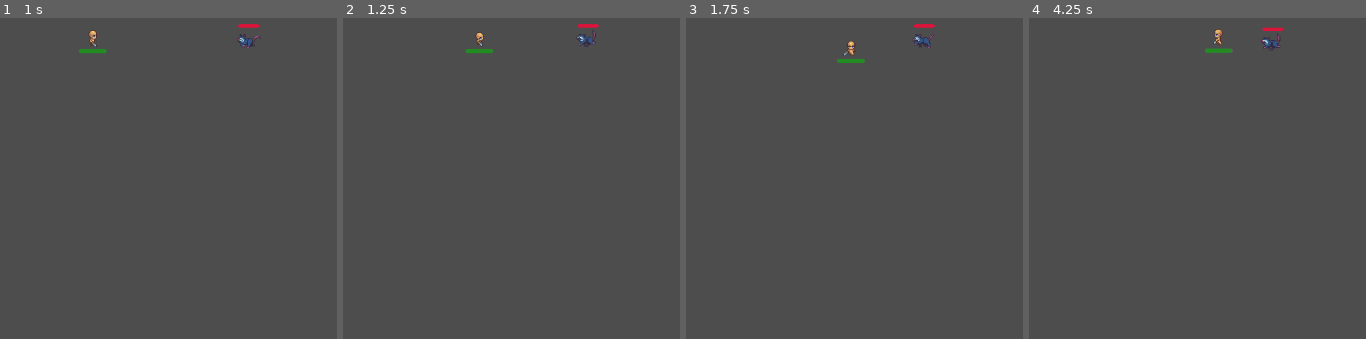
Above: before the commit, frames 1-4 (left to right).
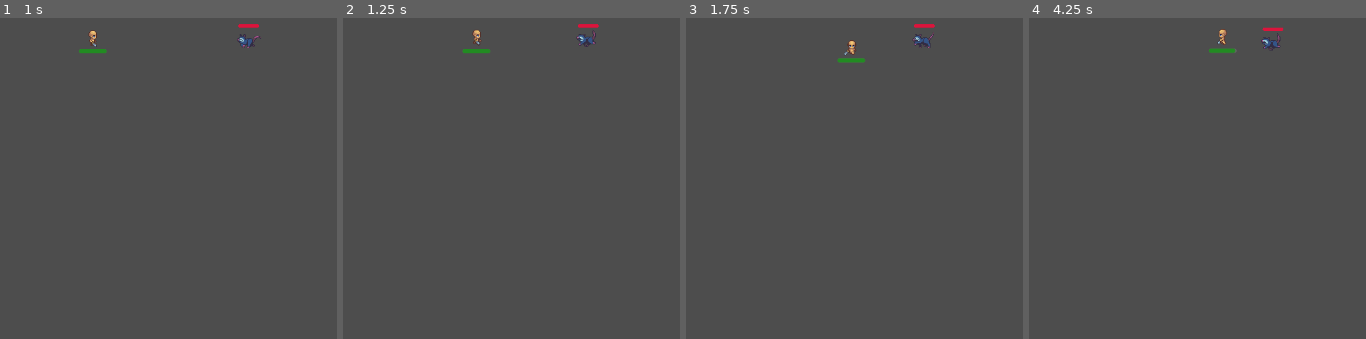
Above: after the commit, the same moments.

Repository: amoxley-developer/monster-survivors
Game: Godot game, scene res://scenes/level.tscn
The game is run twice, just before and just after one commit, with the same random seed, the same clock (stepped at 60 frames per second) and the same inputs. The project has no main scene, so this scene is started directly.
Inputs:
- Up to frame 1 (1 s): tap Enter at 0.5 s; hold Right (right) from 0.53 s (still down); hold Space (dash) from 0.53 s (still down)
- Up to frame 2 (1.25 s): keep holding Right (right); keep holding Space (dash)
- Up to frame 3 (1.75 s): release Right (right) at 1.28 s; release Space (dash) at 1.28 s; hold Down (down) from 1.28 s (still down); tap Space (dash) at 1.35 s
- Up to frame 4 (4.25 s): release Down (down) at 2.03 s; hold Right (right) 2.03-2.78 s; hold Space (dash) 2.03-2.78 s; hold Up (up) 2.78-3.53 s; tap Space (dash) at 2.85 s; hold Left (left) from 3.53 s (still down); hold Space (dash) from 3.53 s (still down)

Frame 1 is identical in both runs. In frame 2, 0.1% of the frame differs, in the area x 35-45%, y 3-11%; in frame 3, 0.1%; in frame 4, 0.2%, in the area x 52-70%, y 3-11%.

Commit message:
fix the dash timer generation

Diff:
--- a/scenes/player.tscn
+++ b/scenes/player.tscn
@@ -649,13 +649,13 @@
 corner_radius_bottom_right = 3
 corner_radius_bottom_left = 3
 
-[node name="Player" type="CharacterBody2D" node_paths=PackedStringArray("IdleState", "DeadState", "PlayerAnimation", "HealthBarScene", "damage_delay_timer")]
+[node name="Player" type="CharacterBody2D" node_paths=PackedStringArray("IdleState", "DeadState", "PlayerAnimation", "HealthBarScene", "dash_delay_timer", "damage_delay_timer")]
 script = ExtResource("1_3vyb7")
 IdleState = NodePath("State/IdleState")
 DeadState = NodePath("State/DeadState")
 PlayerAnimation = NodePath("PlayerAnimation")
 HealthBarScene = NodePath("HealthBar")
-walk_speed = 40
+dash_delay_timer = NodePath("DashDelayTimer")
 damage_delay_timer = NodePath("DamageDelayTimer")
 
 [node name="State" type="Node" parent="."]
@@ -699,3 +699,5 @@
 metadata/_custom_type_script = "uid://bcreehc7wvkg8"
 
 [node name="DamageDelayTimer" type="Timer" parent="."]
+
+[node name="DashDelayTimer" type="Timer" parent="."]
--- a/scripts/Player/player.gd
+++ b/scripts/Player/player.gd
@@ -16,8 +16,9 @@
 @export var DeadState: PlayerDeadState
 @export var PlayerAnimation: AnimatedSprite2D
 @export var HealthBarScene: HealthBar
-@export var walk_speed := 25
+@export var walk_speed := 40
 @export var total_dash_distance := 100
+@export var dash_delay_timer: Timer
 @export var dash_delay_length := 0.1
 # health needs to be float because delta is a float, otherwise it will round down, causing health to decrease rapidly
 @export var health := 100.0
@@ -32,7 +33,13 @@
 func _ready():
 	change_state(IdleState)
 	HealthBarScene.init_health(health, Color.FOREST_GREEN)
+	set_dash_delay_timer()
 	set_damage_delay_timer()
+
+func set_dash_delay_timer():
+	dash_delay_timer.one_shot = true
+	dash_delay_timer.wait_time = dash_delay_length
+	dash_delay_timer.timeout.connect(player_can_dash)
 
 func set_damage_delay_timer():
 	damage_delay_timer.one_shot = true
@@ -49,7 +56,7 @@
 		CurrentState.handle_process(delta)
 
 func start_dash_delay_timer():
-	get_tree().create_timer(dash_delay_length).timeout.connect(player_can_dash)
+	dash_delay_timer.start()
 
 func player_can_take_damage():
 	can_take_damage = true
